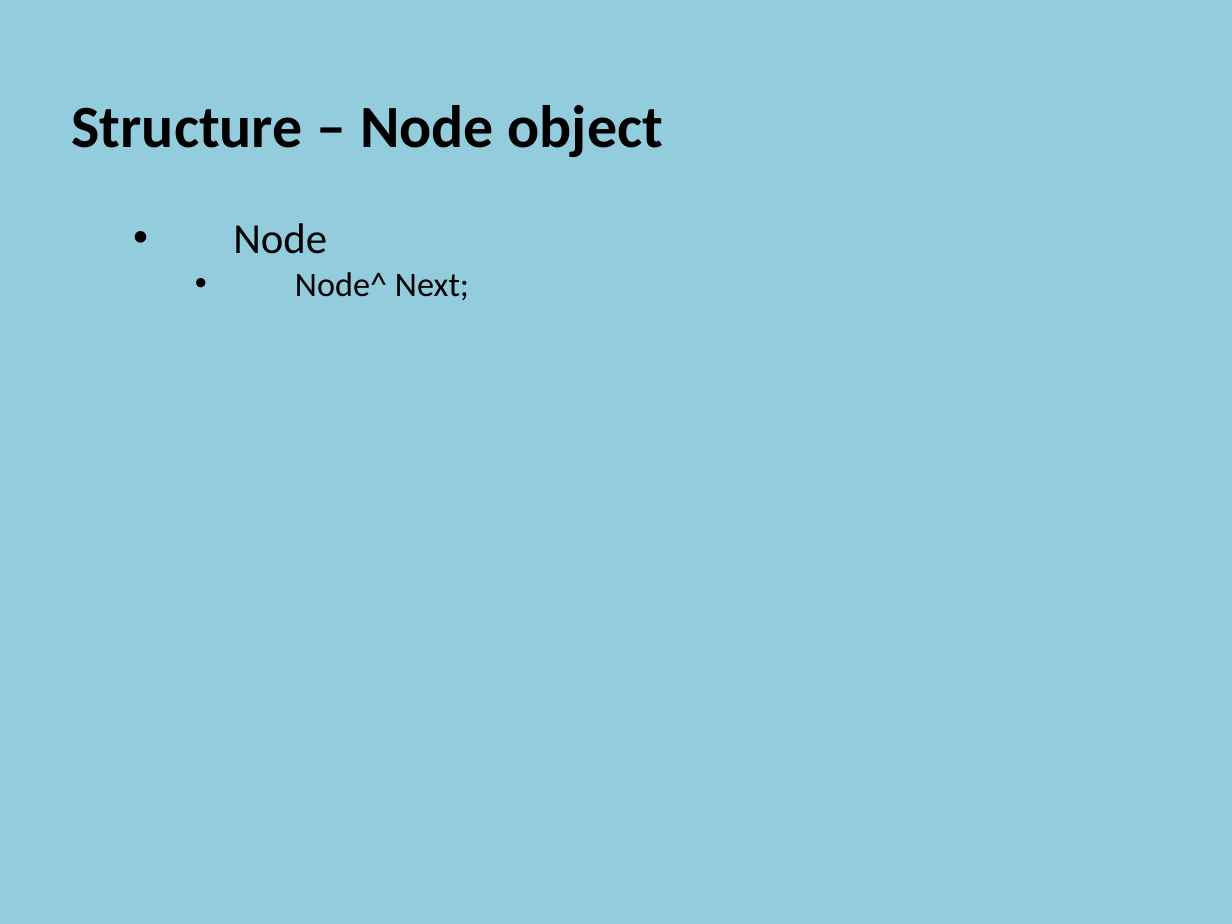
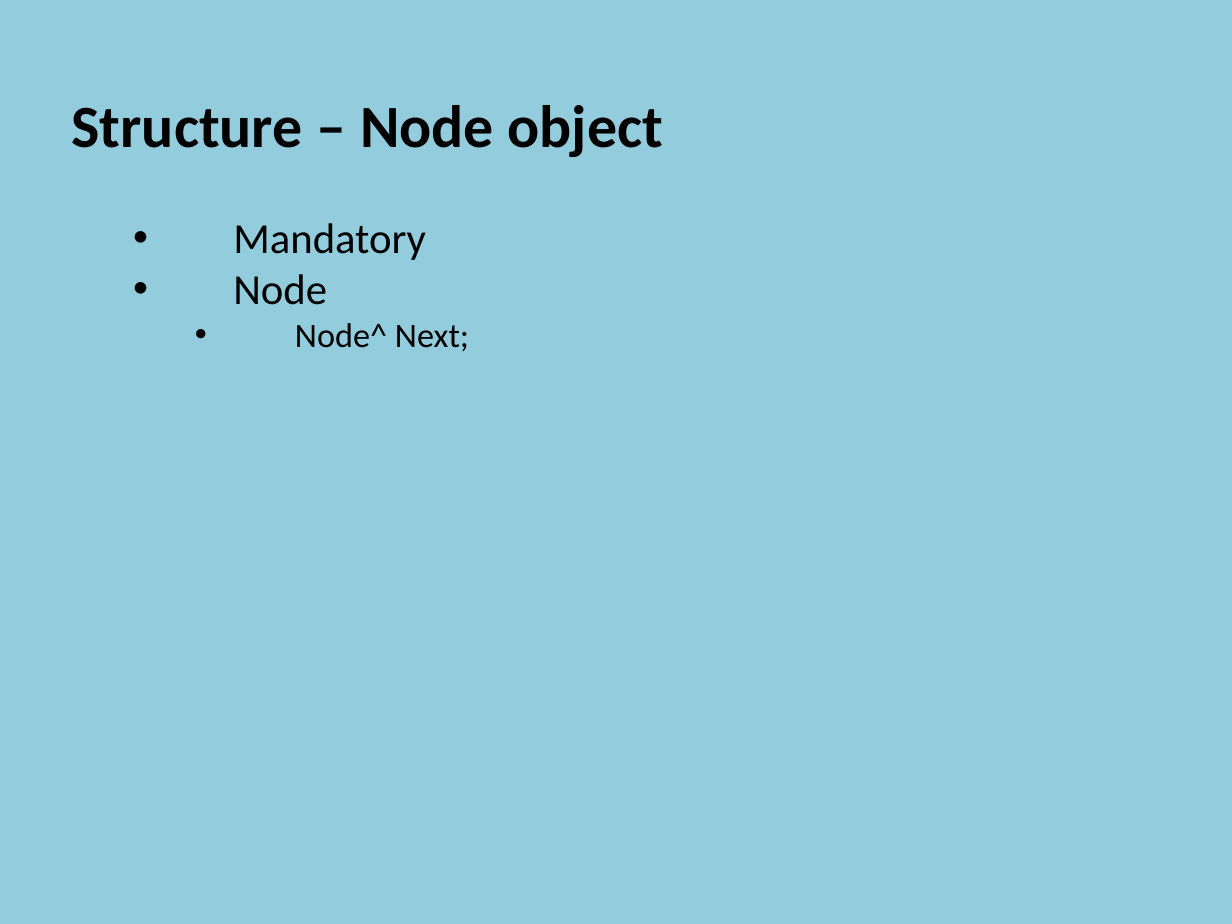
Before and after one commit to szetko/course-materials, a slide deck: slide 6 of Programming 4/03.1 Linked Lists/03.1 Linked Lists.pptx. Drawn at 1232x924 pixels with LibreOffice and Linux fonts; fonts in the diff are those of the drawing. Boxes give left, top, right and bottom in pixels: in the first picture for what was removed or moved away, otherwise in the second. Text is boxed around its words. In the diff, an @@ line names an element or a change of style, - is before the commit and + after.

```diff
--- a/Programming 4/03.1 Linked Lists/03.1 Linked Lists.pptx
+++ b/Programming 4/03.1 Linked Lists/03.1 Linked Lists.pptx
@@ text at (x1=233, y1=223, x2=426, y2=260): paragraph added @@
+    • Mandatory
```
Also in this commit, not shown: 1 other slide changed, 2 slides removed.
